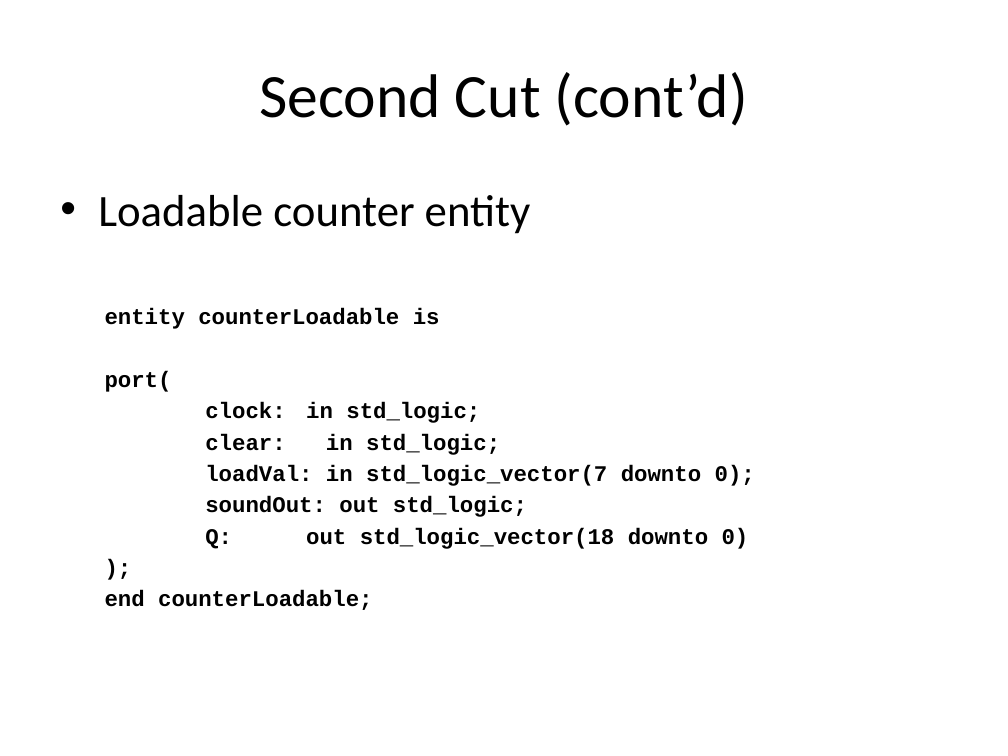
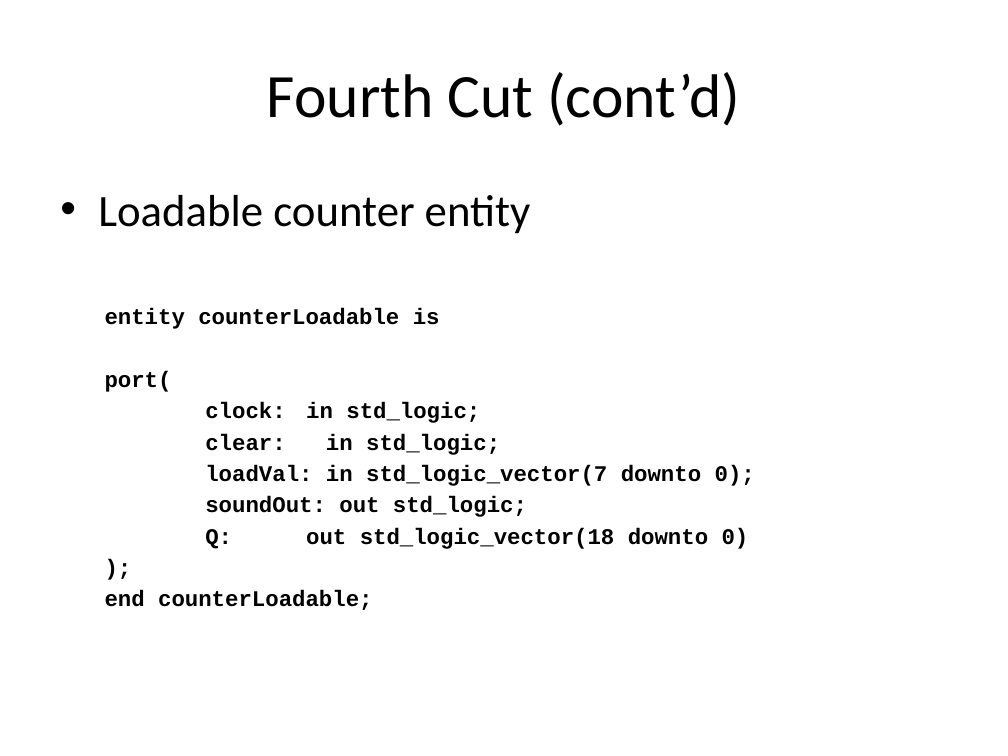
Before and after one commit to douggilliland/MultiComp, a slide deck: slide 16 of MultiComp (VHDL Template)/Components/SoundGen/Documentation/Sound Generator.pptx (slide 7 before the commit). Drawn at 1008x756 pixels with LibreOffice and Linux fonts; fonts in the diff are those of the drawing. Boxes give left, top, right and bottom in pixels: in the first picture for what was removed or moved away, otherwise in the second. Text is boxed around its words. In the diff, an @@ line names an element or a change of style, - is before the commit and + after.

```diff
--- a/MultiComp (VHDL Template)/Components/SoundGen/Documentation/Sound Generator.pptx
+++ b/MultiComp (VHDL Template)/Components/SoundGen/Documentation/Sound Generator.pptx
@@ title at (x1=267, y1=72, x2=740, y2=126): text changed @@
-Second Cut (cont’d)
+Fourth Cut (cont’d)
```
Also in this commit, not shown: 8 other slides changed, 9 slides added.
